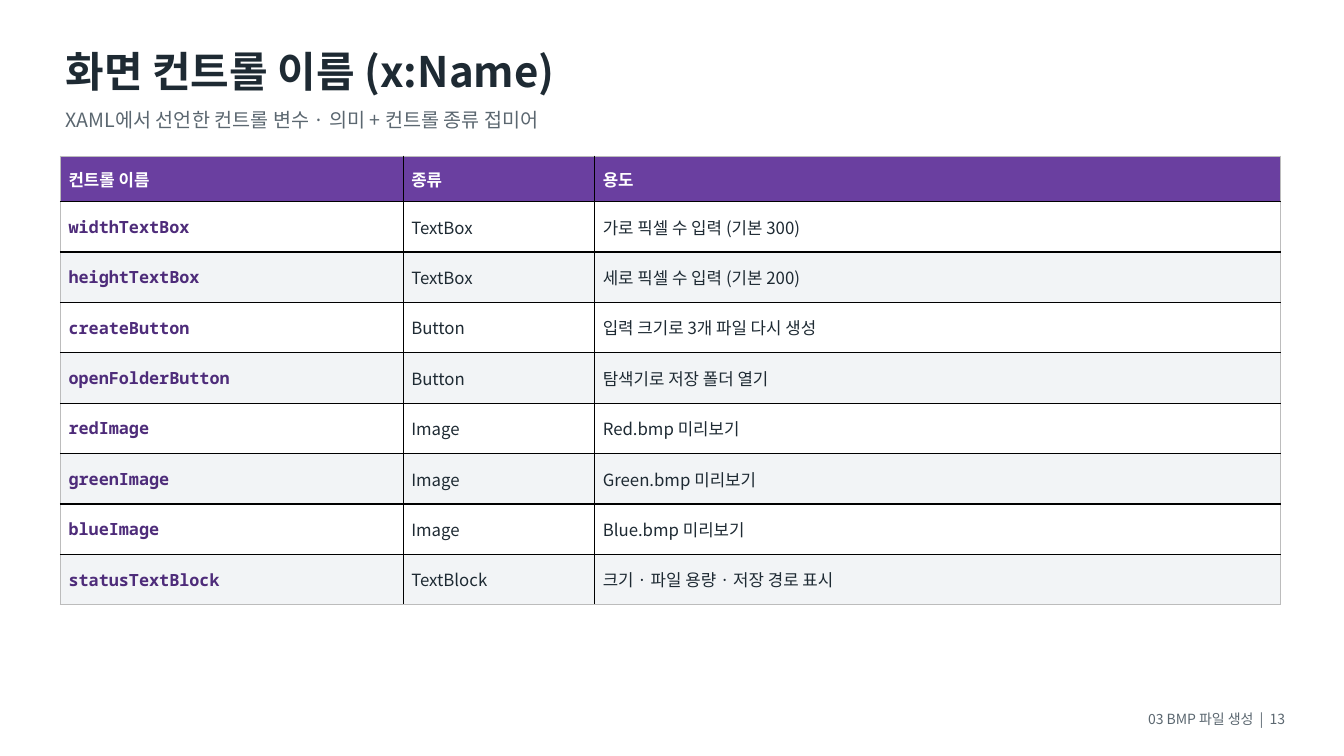
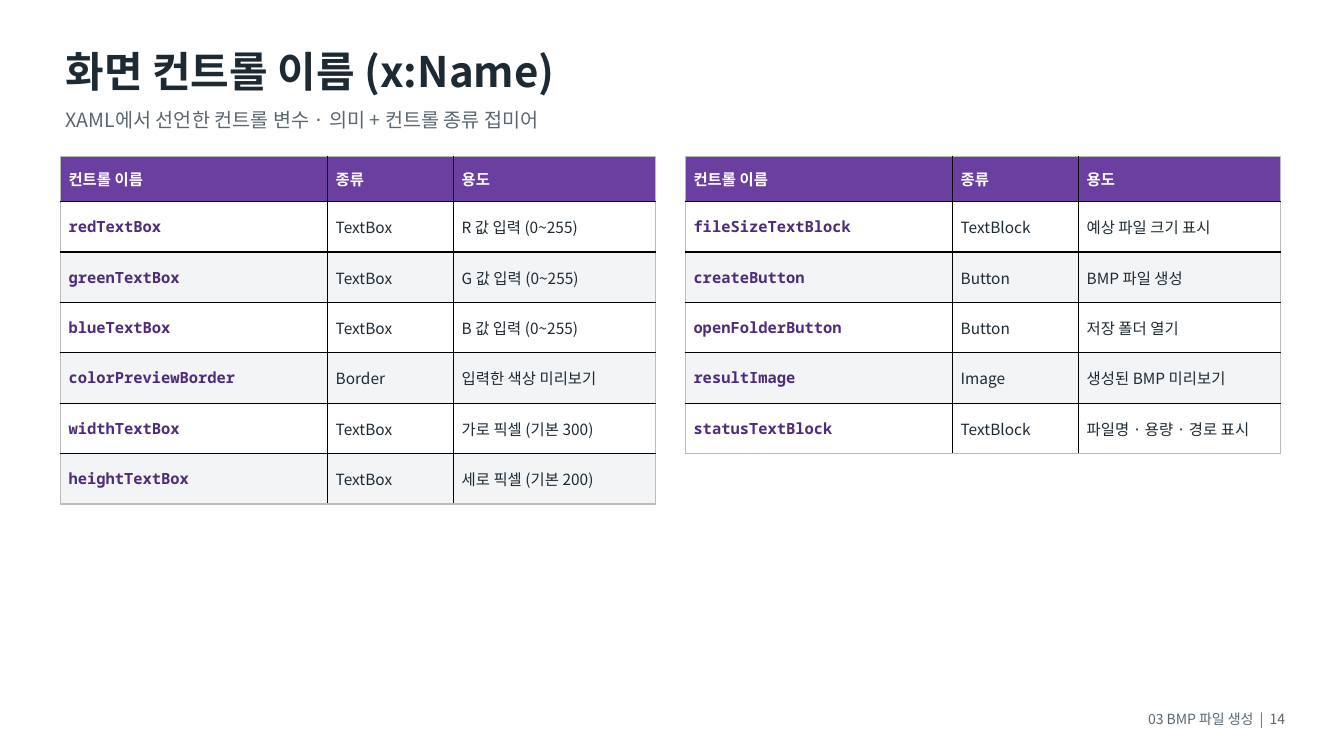
Before and after one commit to ehddnjs198/Seminar, a slide deck: slide 14 of PPT/03_BMP파일생성.pptx (slide 13 before the commit). Drawn at 1344x756 pixels with LibreOffice and Linux fonts; fonts in the diff are those of the drawing. Boxes give left, top, right and bottom in pixels: in the first picture for what was removed or moved away, otherwise in the second. Text is boxed around its words. In the diff, an @@ line names an element or a change of style, - is before the commit and + after.

```diff
--- a/PPT/03_BMP파일생성.pptx
+++ b/PPT/03_BMP파일생성.pptx
@@ table at (60, 156, 655, 504) @@
-row 2: widthTextBox | TextBox | 가로 픽셀 수 입력 (기본 300)
-row 3: heightTextBox | TextBox | 세로 픽셀 수 입력 (기본 200)
-row 4: createButton | Button | 입력 크기로 3개 파일 다시 생성
-row 5: openFolderButton | Button | 탐색기로 저장 폴더 열기
-row 6: redImage | Image | Red.bmp 미리보기
-row 7: greenImage | Image | Green.bmp 미리보기
-row 8: blueImage | Image | Blue.bmp 미리보기
-row 9: statusTextBlock | TextBlock | 크기 · 파일 용량 · 저장 경로 표시
+row 2: redTextBox | TextBox | R 값 입력 (0~255)
+row 3: greenTextBox | TextBox | G 값 입력 (0~255)
+row 4: blueTextBox | TextBox | B 값 입력 (0~255)
+row 5: colorPreviewBorder | Border | 입력한 색상 미리보기
+row 6: widthTextBox | TextBox | 가로 픽셀 (기본 300)
+row 7: heightTextBox | TextBox | 세로 픽셀 (기본 200)
@@ table: place and size @@
-table at (60, 156, 1280, 605)
+table at (60, 156, 655, 504)
@@ table added at (686, 156, 1280, 454), 6 rows, 3 columns @@
+컨트롤 이름 | 종류 | 용도
+fileSizeTextBlock | TextBlock | 예상 파일 크기 표시
+createButton | Button | BMP 파일 생성
+openFolderButton | Button | 저장 폴더 열기
+resultImage | Image | 생성된 BMP 미리보기
+statusTextBlock | TextBlock | 파일명 · 용량 · 경로 표시
@@ text at (1148, 712, 1286, 725): text changed @@
-03 BMP 파일 생성 | 13
+03 BMP 파일 생성 | 14
```
Also in this commit, not shown: 8 other slides changed, 2 slides added, 1 slide removed, 4 other files.
